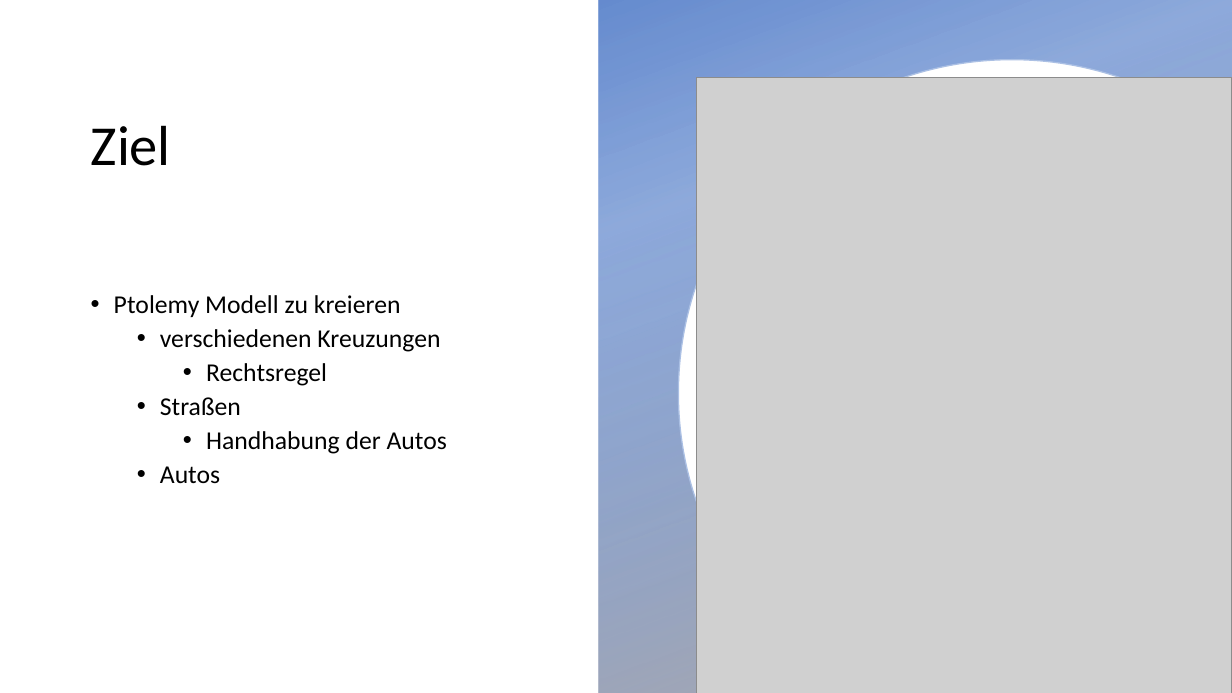
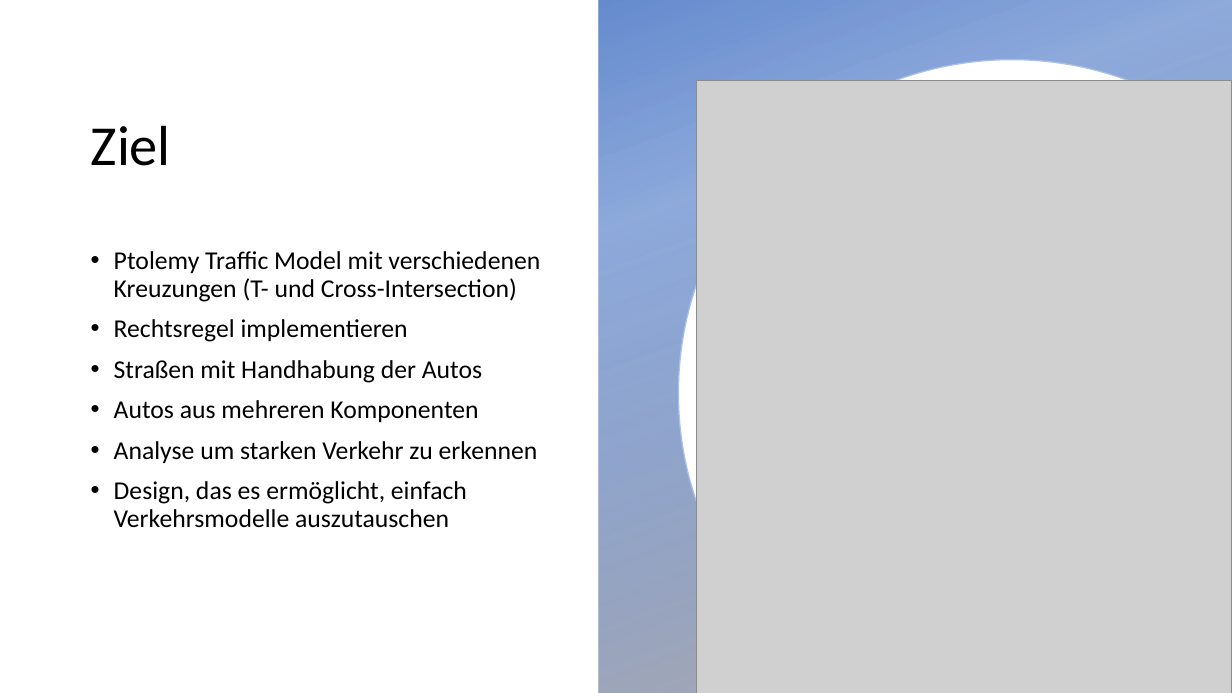
Before and after one commit to code-drey/car_simulation, a slide deck: slide 2 of Presentation/Traffic-flow-modeling-and-analysis.pptx. Drawn at 1232x693 pixels with LibreOffice and Linux fonts; fonts in the diff are those of the drawing; grey boxes stand for pictures; background and template pictures are left out. Boxes give left, top, right and bottom in pixels: in the first picture for what was removed or moved away, otherwise in the second. Text is boxed around its words. In the diff, an @@ line names an element or a change of style, - is before the commit and + after.

```diff
--- a/Presentation/Traffic-flow-modeling-and-analysis.pptx
+++ b/Presentation/Traffic-flow-modeling-and-analysis.pptx
@@ text at (114, 251, 540, 528): text changed @@
-• Ptolemy Modell zu kreieren
-  • verschiedenen Kreuzungen
-    • Rechtsregel
-  • Straßen
-    • Handhabung der Autos
-  • Autos
+• Ptolemy Traffic Model mit verschiedenen Kreuzungen (T- und Cross-Intersection)
+• Rechtsregel implementieren
+• Straßen mit Handhabung der Autos
+• Autos aus mehreren Komponenten
+• Analyse um starken Verkehr zu erkennen
+• Design, das es ermöglicht, einfach Verkehrsmodelle auszutauschen
```
Also in this commit, not shown: 1 other slide changed, 9 slides added, 1 other file.
